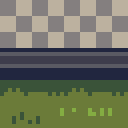
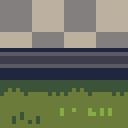
Before/after of a 128 x 128 layered artwork. What changed in the layer stack:
painted on "Arrière-plan" over [0, 0, 128, 48]
